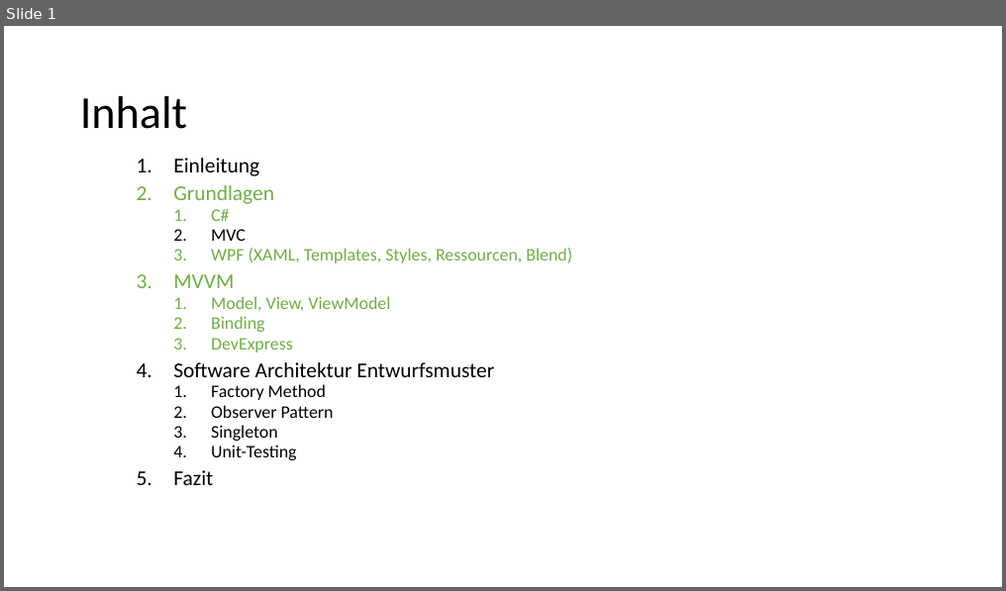
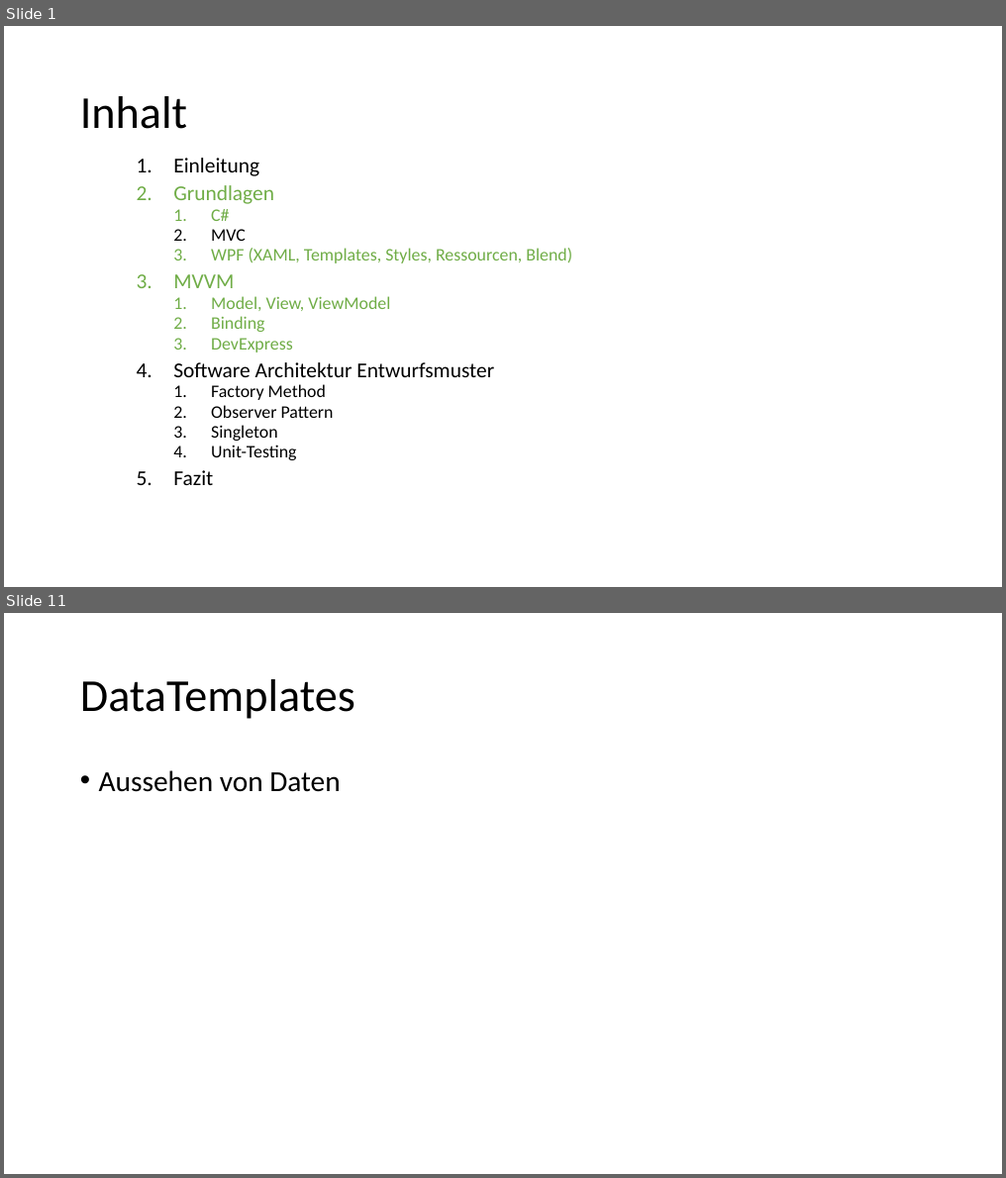
Before and after one commit to Steffen543/InformatikSeminarDemo, a slide deck: Präsentation_Steffen.pptx. Shown one above the other, each under a label of ours: slide 1 before the commit, slides 1 and 11 after it; the slides between them are not shown. The pictures are 1006x591 and 1006x1178 pixels, drawn with LibreOffice and Linux fonts; fonts in the diff are those of the drawing. Boxes give left, top, right and bottom in pixels: in the first picture for what was removed or moved away, otherwise in the second. Text is boxed around its words. In the diff, an @@ line names an element or a change of style, - is before the commit and + after.

```diff
--- a/Präsentation_Steffen.pptx
+++ b/Präsentation_Steffen.pptx
@@ slide 11 added at (4, 613, 1002, 1174), background #FFFFFF @@
@@ title added at (80, 679, 355, 719), 44 pt, text #000000 @@
+DataTemplates
@@ text added at (99, 770, 340, 792), 28 pt, text #000000 @@
+• Aussehen von Daten
```
Also in this commit, not shown: 4 slides changed, 15 other slides added, 6 slides removed, 28 other files.
